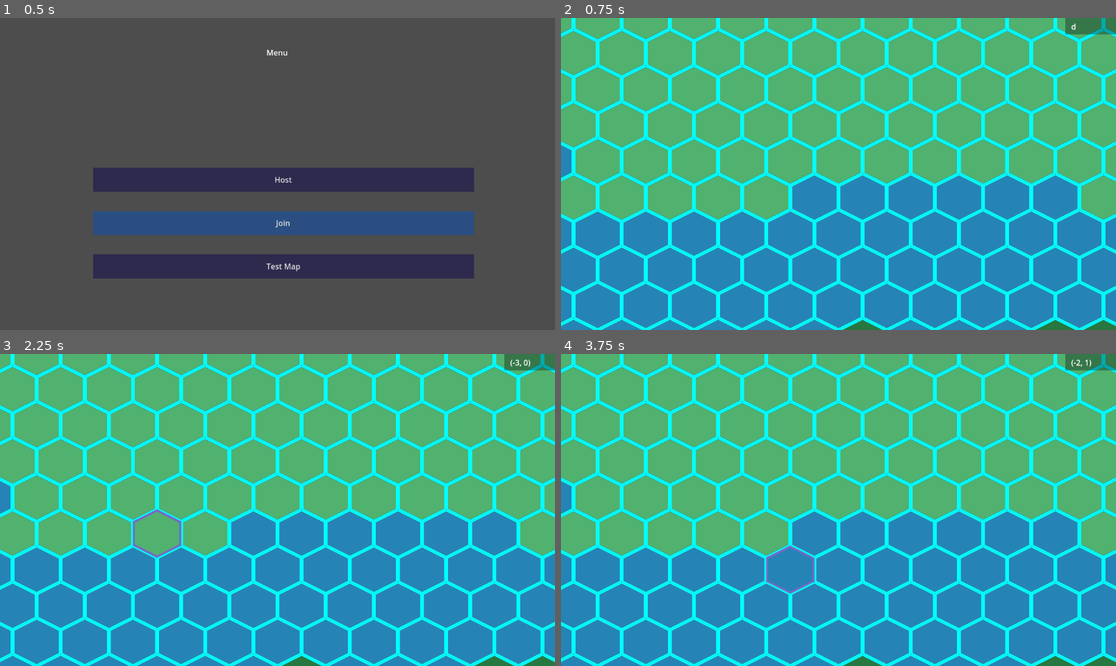
Above: before the commit, frames 1-4 (two rows, left to right).
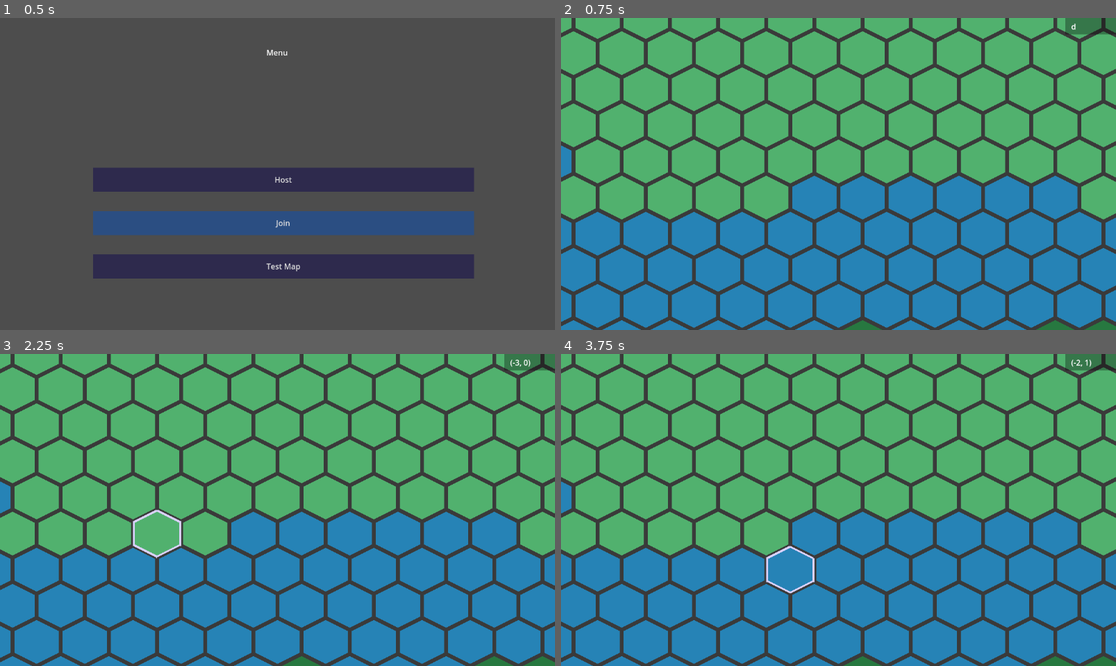
Above: after the commit, the same moments.

Repository: DragonCat4012/Shyv_Game
Game: Godot game, scene res://Scenes/menu.tscn
Two runs of this game, one before a commit and one after it. Both use one fixed random seed, a clock stepped at 60 frames per second and the inputs below.
Inputs (mouse positions are in pixels of both pictures, inside the frame that each line leads up to):
- Up to frame 1 (0.5 s): no input
- Up to frame 2 (0.75 s): click "Test Map" at 0.5 s
- Up to frame 3 (2.25 s): tap Enter at 1.25 s; move the mouse to (399, 494) at 1.27 s; right-click (399, 494) at 1.35 s; tap Space at 2 s; move the mouse to (166, 525) at 2.02 s; click (166, 525) at 2.1 s
- Up to frame 4 (3.75 s): tap Enter at 2.75 s; move the mouse to (894, 441) at 2.77 s; right-click (894, 441) at 2.85 s; tap Space at 3.5 s; move the mouse to (810, 572) at 3.52 s; click (810, 572) at 3.6 s

Frame 1 is identical in both runs. In frame 2, 18% of the frame differs, in the area x 0-100%, y 0-100%; in frame 3, 18%; in frame 4, 18%.

Commit message:
move Files, add scenemanager

Diff:
--- a/GamManager.gd
+++ b/GamManager.gd
@@ -67,45 +67,6 @@
 func print_signed(arg, arg2 = "", arg3 = "", arg4 = ""):
 	print("[",multiplayer.get_unique_id(), "]: ", arg, arg2, arg3, arg4)
 
-# Lobby Stuff
-@rpc("any_peer", "call_local") # Any peer can call it, calls on self
-func _on_lobby_message(msg):
-	var peer_id = multiplayer.get_remote_sender_id()
-	print_signed("Fucntion called by peer: ", peer_id," msg: ", msg)
-	messages[peer_id] = msg
-
-func send_lobby_message(newMessage):
-	rpc("_on_lobby_message", newMessage)
-	#messages[multiplayer.get_unique_id()] = newMessage
-
-@rpc("any_peer", "call_local") # Any peer can call it, calls on self
-func _on_ready():
-	var peer_id = multiplayer.get_remote_sender_id()
-	print_signed("Ready peer: ", peer_id)
-	ready_peer_ids.append(peer_id)
-
-func send_ready():
-	rpc("_on_ready")
-	ready_peer_ids.append(multiplayer.get_unique_id())
-
-@rpc("any_peer", "call_local") # Any peer can call it, calls on self
-func _on_un_ready():
-	var peer_id = multiplayer.get_remote_sender_id()
-	print_signed("UN-Ready peer: ", peer_id)
-	ready_peer_ids.erase(peer_id)
-
-func send_un_ready():
-	rpc("_on_un_ready")
-	ready_peer_ids.erase(multiplayer.get_unique_id())
-
-@rpc("any_peer", "call_local")
-func _on_start_game():
-	get_tree().change_scene_to_file(SceneManager.GAMESCENE)
-
-func start_game():
-	rpc("_on_start_game")
-	get_tree().change_scene_to_file(SceneManager.GAMESCENE)
-
 # Testing idk
 @rpc("any_peer")# Any peer can call it,
 func my_func_any_peer():
--- a/Global/SceneManager.gd
+++ b/Global/SceneManager.gd
@@ -4,3 +4,4 @@
 const HOSTSCENE = "res://Scenes/Lobby/hostView.tscn"
 const GAMESCENE = "res://Scenes/Game/map.tscn"
 const PEERSCENE = "res://Scenes/Lobby/PeerView.tscn"
+const LOADINMAPSCENE = "res://Scenes/Lobby/MapGeneration.tscn"
--- /dev/null
+++ b/Scenes/Lobby/LobbyManager.gd
@@ -0,0 +1,40 @@
+extends Node
+
+# Lobby Stuff
+@rpc("any_peer", "call_local") # Any peer can call it, calls on self
+func _on_lobby_message(msg):
+	var peer_id = multiplayer.get_remote_sender_id()
+	GamManager.print_signed("Fucntion called by peer: ", peer_id," msg: ", msg)
+	GamManager.messages[peer_id] = msg
+
+func send_lobby_message(newMessage):
+	rpc("_on_lobby_message", newMessage)
+	#messages[multiplayer.get_unique_id()] = newMessage
+
+@rpc("any_peer", "call_local") # Any peer can call it, calls on self
+func _on_ready():
+	var peer_id = multiplayer.get_remote_sender_id()
+	GamManager.print_signed("Ready peer: ", peer_id)
+	GamManager.ready_peer_ids.append(peer_id)
+
+func send_ready():
+	rpc("_on_ready")
+	GamManager.ready_peer_ids.append(multiplayer.get_unique_id())
+
+@rpc("any_peer", "call_local") # Any peer can call it, calls on self
+func _on_un_ready():
+	var peer_id = multiplayer.get_remote_sender_id()
+	GamManager.print_signed("UN-Ready peer: ", peer_id)
+	GamManager.ready_peer_ids.erase(peer_id)
+
+func send_un_ready():
+	rpc("_on_un_ready")
+	GamManager.ready_peer_ids.erase(multiplayer.get_unique_id())
+
+@rpc("any_peer", "call_local")
+func _on_start_game():
+	get_tree().change_scene_to_file(SceneManager.LOADINMAPSCENE)
+
+func start_game():
+	rpc("_on_start_game")
+	get_tree().change_scene_to_file(SceneManager.LOADINMAPSCENE)
--- /dev/null
+++ b/Scenes/Lobby/MapGeneration.tscn
@@ -0,0 +1,10 @@
+[gd_scene format=3 uid="uid://cbupt1glaxnul"]
+
+[node name="MapGeneration" type="Node2D"]
+
+[node name="Label" type="Label" parent="."]
+offset_left = 382.0
+offset_top = 203.0
+offset_right = 924.0
+offset_bottom = 471.0
+text = "Aloha pls wait"
--- a/Scenes/Lobby/PeerView.gd
+++ b/Scenes/Lobby/PeerView.gd
@@ -14,7 +14,7 @@
 	ready_button.text = "Wait!" if isReady else "Ready"
 
 func display_message(message):
-	GamManager.send_lobby_message(message)
+	LobbyManager.send_lobby_message(message)
 
 func _on_line_edit_text_submitted(new_text):
 	display_message(new_text)
@@ -30,6 +30,6 @@
 
 func _on_ready_button_pressed():
 	if isReady:
-		GamManager.send_un_ready()
+		LobbyManager.send_un_ready()
 	else:
-		GamManager.send_ready()
+		LobbyManager.send_ready()
--- a/Scenes/Lobby/hostView.gd
+++ b/Scenes/Lobby/hostView.gd
@@ -28,4 +28,4 @@
 	lastArr = str(GamManager.connected_peer_ids)
 
 func _on_start_button_pressed():
-	GamManager.start_game()
+	LobbyManager.start_game()
--- a/project.godot
+++ b/project.godot
@@ -19,6 +19,7 @@
 
 GamManager="*res://GamManager.gd"
 SceneManager="*res://Global/SceneManager.gd"
+LobbyManager="*res://Scenes/Lobby/LobbyManager.gd"
 
 [input]
 
Binary file added: Graphics/Tile.png
Not shown, added: Graphics/Tile.png.import
Binary file changed: Graphics/Tiles.png
